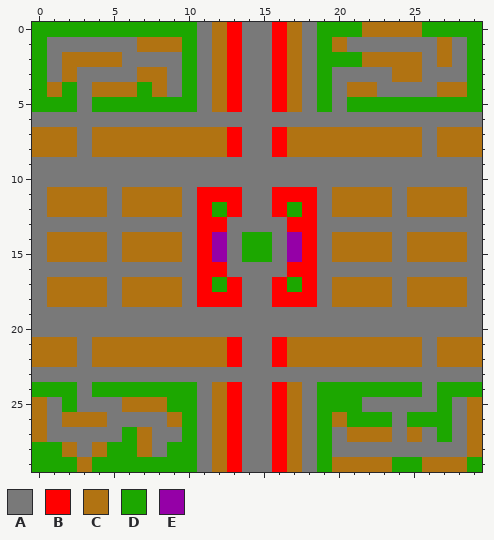
Two states of a pixel-art sprite, map.png. The first picture shows the starting point.
The file is 30x30 pixels. Colours within 5 levels of each other are drawn and written as one.
Palette (. is transparent): A #797979  B #ff0000  C #b17312  D #1ca700  E #9500a7
After the commit:
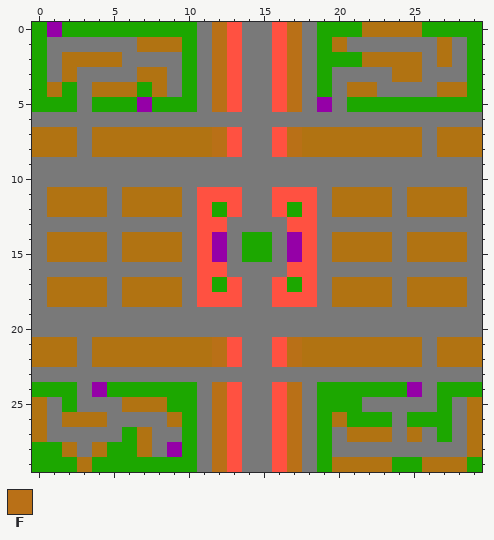
Colours new in this view: F #b97017
Changes in this commit:
colour B: #ff0000 -> #ff5141
y 0: x 1 D -> E; x 12 C -> F; x 17 C -> F
y 1..4: x 12 C -> F; x 17 C -> F
y 5: x 7 D -> E; x 12 C -> F; x 17 C -> F; x 19 D -> E
y 7..8: x 12 C -> F; x 17 C -> F
y 21..22: x 12 C -> F; x 17 C -> F
y 24: x 4 D -> E; x 12 C -> F; x 17 C -> F; x 25 D -> E
y 25..27: x 12 C -> F; x 17 C -> F
y 28: x 9 D -> E; x 12 C -> F; x 17 C -> F
y 29: x 12 C -> F; x 17 C -> F
Where, in picture pixels (left, top, right, bottom), the same in both pictures:
changed: (47, 22, 62, 37)
changed: (167, 22, 332, 472)
changed: (137, 97, 152, 112)
changed: (92, 382, 107, 397)
changed: (407, 382, 422, 397)
